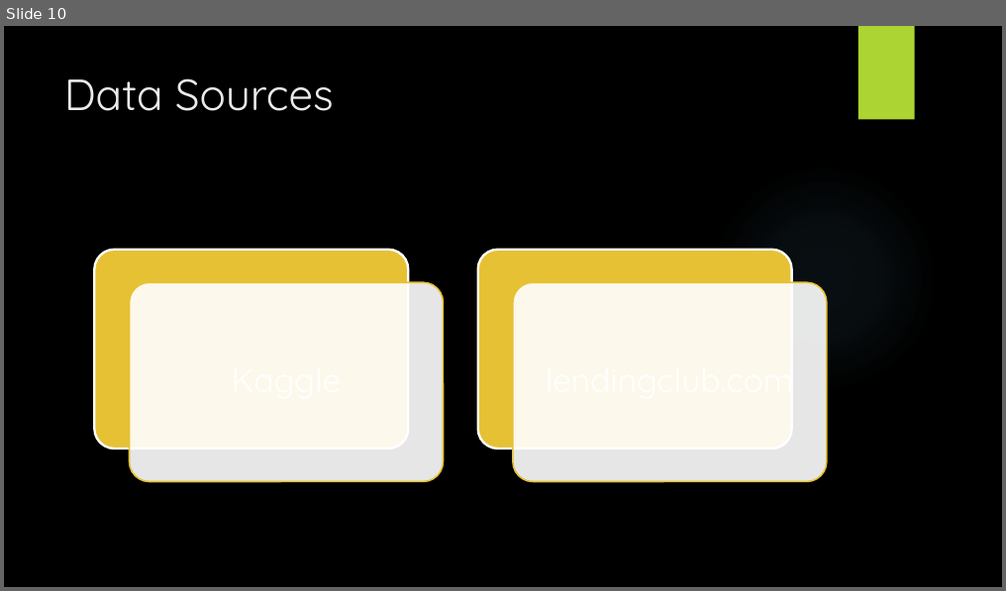
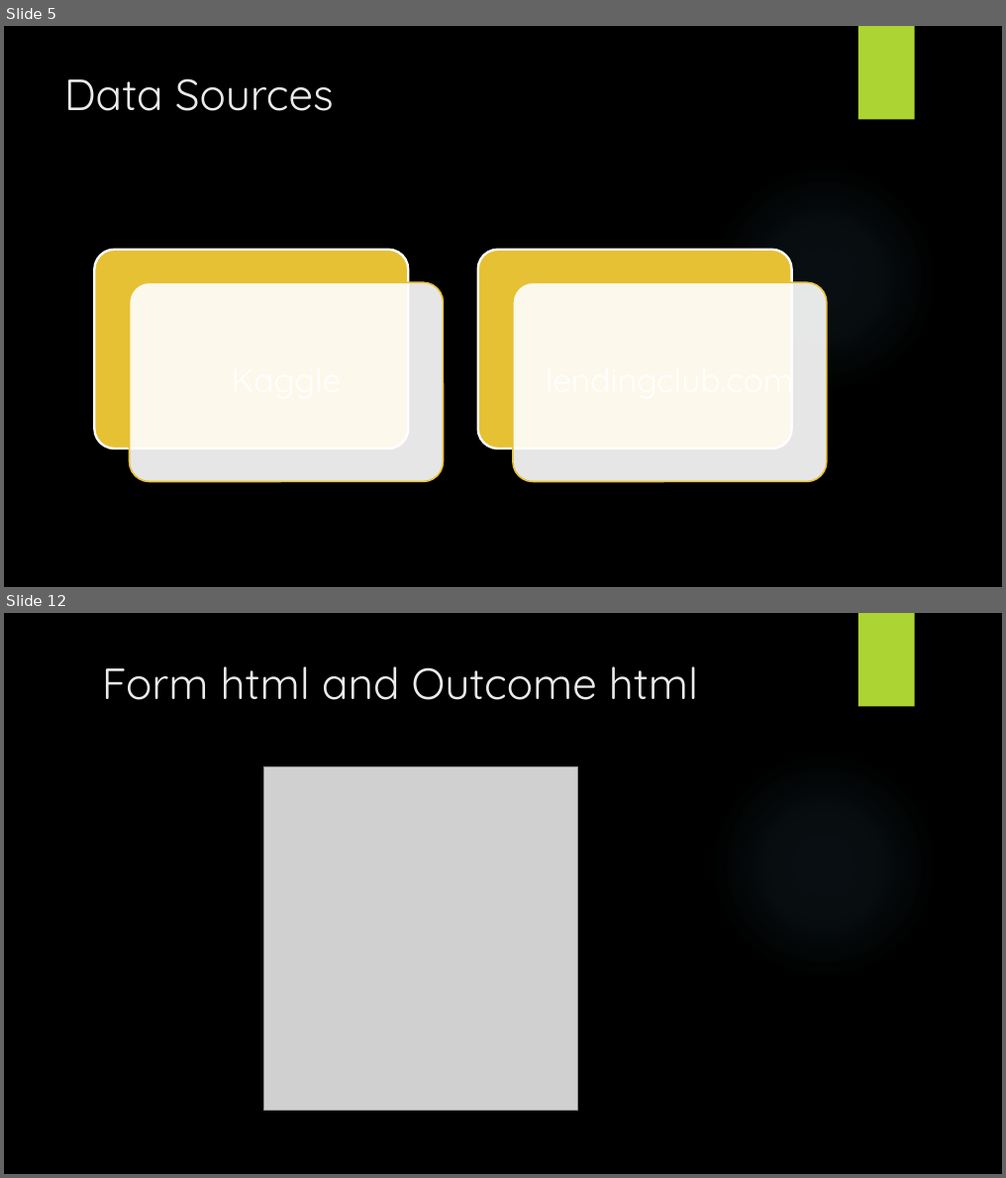
Before and after one commit to Minhtranaccount/Loan_Pay_Back_Ability, a slide deck: project 4 presentation.pptx. Shown one above the other, each under a label of ours: slide 10 before the commit, slides 5 and 12 after it; the slides between them are not shown. The pictures are 1006x591 and 1006x1178 pixels, drawn with LibreOffice and Linux fonts; fonts in the diff are those of the drawing; grey boxes stand for pictures; background and template pictures are left out. Boxes give left, top, right and bottom in pixels: in the first picture for what was removed or moved away, otherwise in the second. Text is boxed around its words. In the diff, an @@ line names an element or a change of style, - is before the commit and + after.

```diff
--- a/project 4 presentation.pptx
+++ b/project 4 presentation.pptx
@@ slide 12 added at (4, 613, 1002, 1174), background picture (left out); not listed: 1 template element that a slide beside it also shows @@
@@ rectangle added at (858, 613, 915, 707), fill #ACD433 @@
@@ title added at (102, 666, 698, 700), 42 pt, text #EBEBEB @@
+Form html and Outcome html
@@ picture added at (263, 767, 577, 1111) @@
@@ what was slide 10 is now slide 5 @@
```
Also in this commit, not shown: 5 slides changed, 4 other slides added, 2 slides removed.
